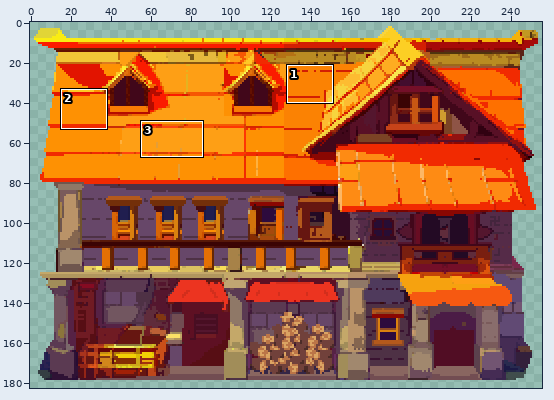
Sprite sheet -- img/characters/LumberMill.png. Above: a wide view before the commit, with the close-up outlined.
Close-up. Before:
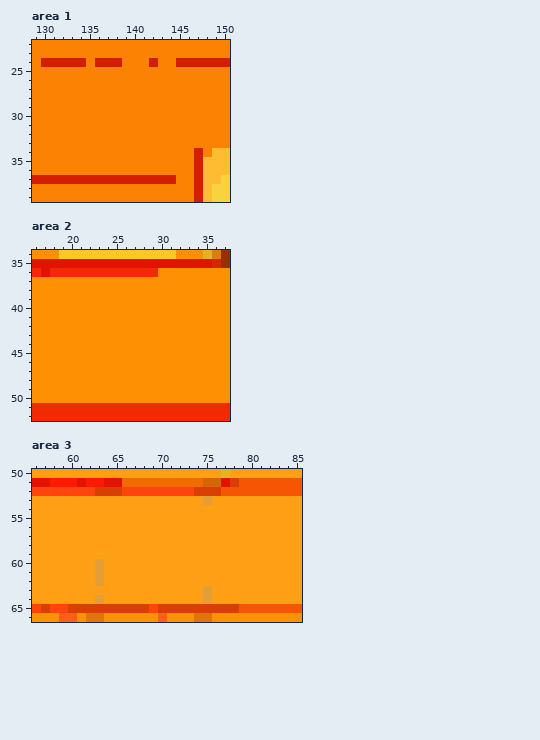
The file is 256x256 pixels. Colours within 5 levels of each other are drawn and written as one. Shown: area 1: x 129..150, y 22..39; area 2: x 16..37, y 34..52; area 3: x 56..85, y 50..66. The wide view leaves out empty margins. The commit also changed other parts of the picture, which this record leaves out.
Now the later version:
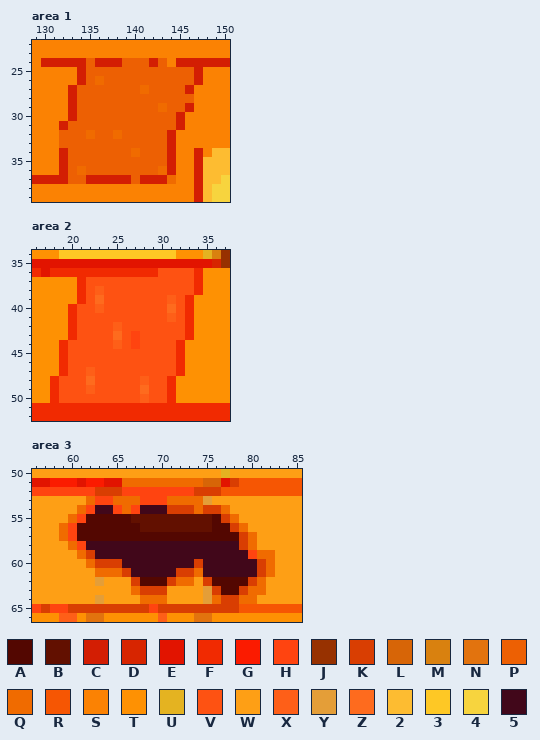
Palette (. is transparent): A #530701  B #621000  C #d31e03  D #d72500  E #e21400  F #f12a01  G #fb1b00  H #ff4410  J #973100  K #d93e02  L #d76507  M #d9810f  N #e2730e  P #ed6003  Q #f06b00  R #f65603  S #fb8203  T #fe9103  U #e4b321  V #fe5212  W #fe9f15  X #fe5f18  Y #e49e38  Z #fe6b1e  2 #fdbc31  3 #fec825  4 #f7d43e  5 #41071a
Edits made:
--- area 1
@@ x 129..150 @@
 23 SSSSSSSSSSSSSSSSSSSSSS
-24 SCCCCCSCCCSSSCSSCCCCCC
-25 SSSSSSSSSSSSSSSSSSSSSS
-26 SSSSSSSSSSSSSSSSSSSSSS
-27 SSSSSSSSSSSSSSSSSSSSSS
-28 SSSSSSSSSSSSSSSSSSSSSS
-29 SSSSSSSSSSSSSSSSSSSSSS
-30 SSSSSSSSSSSSSSSSSSSSSS
-31 SSSSSSSSSSSSSSSSSSSSSS
-32 SSSSSSSSSSSSSSSSSSSSSS
-33 SSSSSSSSSSSSSSSSSSSSSS
-34 SSSSSSSSSSSSSSSSSSCS22
-35 SSSSSSSSSSSSSSSSSSC222
-36 SSSSSSSSSSSSSSSSSSC222
-37 CCCCCCCCCCCCCCCCSSC224
+24 SCCCCCPCCCPPPCPSCCCCCC
+25 SSSSSCPPPPPPPPPPPPCSSS
+26 SSSSSCPQPPPPPPPPPPCSSS
+27 SSSSCPPPPPPPQPPPPCSSSS
+28 SSSSCPPPPPPPPPPPPPSSSS
+29 SSSSCPPPPPPPPPQPPCSSSS
+30 SSSSCPPPPPPPPPPPCSSSSS
+31 SSSCPPPPPPPPPPPPCSSSSS
+32 SSSPPPQPPQPPPPPCSSSSSS
+33 SSSPPPPPPPPPPPPCSSSSSS
+34 SSSCPPPPPPPQPPPCSSCS22
+35 SSSCPPPPPPPPPPPCSSC222
+36 SSSCPQPPPPPPPPQCSSC222
+37 CCCCPPCCCCCPCCCQSSC224
 38 SSSSSSSSSSSSSSSSSSC244
--- area 2
@@ x 16..37 @@
 35 EEEEEEEEEEEEEEEEEEEEDJ
-36 FEFFFFFFFFFFFFTTTTTTTT
-37 TTTTTTTTTTTTTTTTTTTTTT
-38 TTTTTTTTTTTTTTTTTTTTTT
-39 TTTTTTTTTTTTTTTTTTTTTT
-40 TTTTTTTTTTTTTTTTTTTTTT
-41 TTTTTTTTTTTTTTTTTTTTTT
-42 TTTTTTTTTTTTTTTTTTTTTT
-43 TTTTTTTTTTTTTTTTTTTTTT
-44 TTTTTTTTTTTTTTTTTTTTTT
-45 TTTTTTTTTTTTTTTTTTTTTT
-46 TTTTTTTTTTTTTTTTTTTTTT
-47 TTTTTTTTTTTTTTTTTTTTTT
-48 TTTTTTTTTTTTTTTTTTTTTT
-49 TTTTTTTTTTTTTTTTTTTTTT
-50 TTTTTTTTTTTTTTTTTTTTTT
+36 FEFFFFFFFFFFFFVVVVFTTT
+37 TTTTTFVVVVVVVVVVVVFTTT
+38 TTTTTFVXVVVVVVVVVVFTTT
+39 TTTTTFVZVVVVVVVXVFTTTT
+40 TTTTFVVXVVVVVVVZVFTTTT
+41 TTTTFVVVVVVVVVVXVFTTTT
+42 TTTTFVVVVXVVVVVVVFTTTT
+43 TTTTFVVVVZVHVVVVVFTTTT
+44 TTTFVVVVVXVHVVVVFTTTTT
+45 TTTFVVVVVVVVVVVVFTTTTT
+46 TTTFVVVVVVVVVVVVFTTTTT
+47 TTTFVVXVVVVVVVVVFTTTTT
+48 TTFVVVZVVVVVXVVFTTTTTT
+49 TTFVVVXVVVVVZVVFTTTTTT
+50 TTFVVVVVVVVVXVVFTTTTTT
 51 FFFFFFFFFFFFFFFFFFFFFF
--- area 3
@@ x 56..85 @@
 52 HHHHHHHKKKHHHHHHHHKKKRRRRRRRRR
-53 WWWWWWWWWWWWWWWWWWWYWWWWWWWWWW
-54 WWWWWWWWWWWWWWWWWWWWWWWWWWWWWW
-55 WWWWWWWWWWWWWWWWWWWWWWWWWWWWWW
-56 WWWWWWWWWWWWWWWWWWWWWWWWWWWWWW
-57 WWWWWWWWWWWWWWWWWWWWWWWWWWWWWW
-58 WWWWWWWWWWWWWWWWWWWWWWWWWWWWWW
-59 WWWWWWWWWWWWWWWWWWWWWWWWWWWWWW
-60 WWWWWWWYWWWWWWWWWWWWWWWWWWWWWW
-61 WWWWWWWYWWWWWWWWWWWWWWWWWWWWWW
-62 WWWWWWWYWWWWWWWWWWWWWWWWWWWWWW
-63 WWWWWWWWWWWWWWWWWWWYWWWWWWWWWW
-64 WWWWWWWYWWWWWWWWWWWYWWWWWWWWWW
+53 WWWWWWQHHQQQHHHQQQQYWWWWWWWWWW
+54 WWWWWQH55HQH555KKKQKKQWWWWWWWW
+55 WWWWQHAAAAABBBBBBBBBAKQWWWWWWW
+56 WWWQHAAAAAAABBBBBBBBAAKQWWWWWW
+57 WWWQHAAAAAAAAAAAAAAAAAAKQWWWWW
+58 WWWWQH55555555555555555KQWWWWW
+59 WWWWWQK55555555555555555HQQWWW
+60 WWWWWWQKKK55555555K555555KQWWW
+61 WWWWWWWQQQK55555KKQ555555KQWWW
+62 WWWWWWWYWWWKAAAKQQWKAAAAKQWWWW
+63 WWWWWWWWWWWQKKKWWWWYKAAKQQWWWW
+64 WWWWWWWYWWWWQQQWWWWYQKKQQWWWWW
 65 HKHHKKKKKKKKKHKKKKKKKKKRRRRRRR
Pixel boxes of the changes (left, top, right, bottom) in both close-ups:
changed: (59, 58, 203, 184)
changed: (50, 268, 203, 403)
changed: (59, 496, 275, 604)
